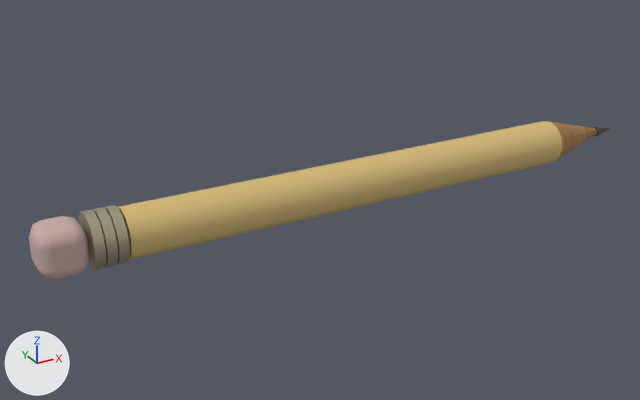
The glTF model assets/masters/native-v4/product-off.pencil.glb: old version first, new version second.
Rendered twice from a 50 mm lens placed at (-0.38, -0.616, 0.325), pointed at (-0.033, 0.015, 0.01). Lighting does not change. The marker at lower left points along +X, +Y and +Z. The first picture is the older version. Vertices at exactly the same position are counted once.

In view in the first picture: 'product-off.pencil'.
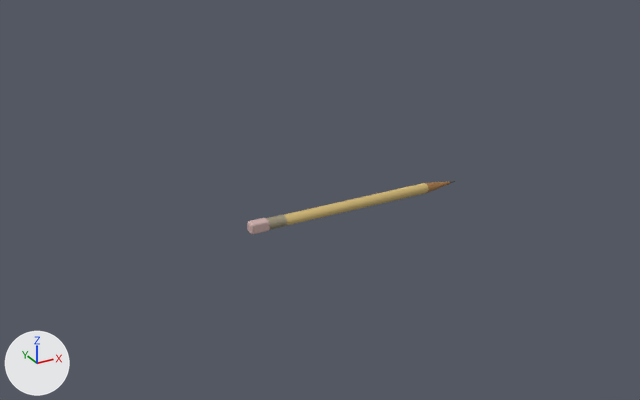
What differs and where, as boxes [x1, y1, x2, y2] in the pictures (640 x 400 px; the box of a moved part takes in the faces that stretch with it):
'product-off.pencil', reshaped (64% narrower, 66% shorter): before [29, 121, 610, 279]; after [247, 181, 455, 234]
part 1 of me_mesh_0, moved or reshaped: before [103, 205, 130, 265]; after [266, 214, 287, 229]
part 2 of me_mesh_0, moved or reshaped: before [92, 207, 118, 268]; after [280, 215, 284, 227]
part 3 of me_mesh_0, moved or reshaped: before [78, 210, 106, 270]; after [274, 216, 279, 228]
part 4 of me_mesh_0, added: after [247, 218, 270, 234]
part 5 of me_mesh_0, added: after [284, 181, 455, 225]
part 6 of me_mesh_0, deleted: before [29, 216, 89, 279]
part 7 of me_mesh_0, deleted: before [593, 127, 610, 136]
part 8 of me_mesh_0, deleted: before [118, 121, 597, 260]

Patch to the scene script:
```diff
--- a/assets/masters/native-v4/product-off.pencil.glb.py
+++ b/assets/masters/native-v4/product-off.pencil.glb.py
@@ mat_mat_soft_paint_v1__ccaeaa_1_r0_84_m0_ior1_5_opaque_ds0_linear_srgb_v2_native_r0_86 @@
+mat_mat_soft_paint_v1__ccaeaa_1_r0_84_m0_ior1_5_opaque_ds0_linear_srgb_v2_native_r0_86 = principled_material('mat.soft-paint.v1:#CCAEAA:1:r0.84:m0:ior1.5:OPAQUE:ds0:linear-srgb-v2:native-r0.86')
+mat_mat_soft_paint_v1__ccaeaa_1_r0_84_m0_ior1_5_opaque_ds0_linear_srgb_v2_native_r0_86.base_color = (0.604, 0.423, 0.402)  # pink #ccaeaa
+mat_mat_soft_paint_v1__ccaeaa_1_r0_84_m0_ior1_5_opaque_ds0_linear_srgb_v2_native_r0_86.roughness = 0.86
@@ me_mesh_0 @@
 # used by ob_product_off_pencil; location = (0.0, 0.0, 0.0)
-me_mesh_0.from_pydata(...)  # 187 vertices, 340 faces; spans x -0.283..0.3, y -0.023..0.023, z 0.003..0.049
+me_mesh_0.from_pydata(...)  # 196 vertices, 360 faces; spans x -0.109..0.104, y -0.005..0.005, z 0.001..0.012
+# me_mesh_0 part 1: the loose piece of 28 vertices spanning x -0.225..-0.217, y -0.023..0.023, z 0.003..0.049 is scaled about its middle by (2, 0.222, 0.222), then moved by (0.137, 0.0, -0.02)
+# me_mesh_0 part 2: the loose piece of 28 vertices spanning x -0.234..-0.226, y -0.023..0.023, z 0.003..0.049 is scaled about its middle by (0.112, 0.239, 0.239), then moved by (0.151, 0.0, -0.02)
+# me_mesh_0 part 3: the loose piece of 28 vertices spanning x -0.243..-0.235, y -0.023..0.023, z 0.003..0.049 is scaled about its middle by (0.113, 0.239, 0.239), then moved by (0.155, 0.0, -0.02)
+# me_mesh_0 part 4: a new loose piece of 56 vertices spanning x -0.109..-0.091, y -0.005..0.005, z 0.001..0.011, in mat_mat_soft_paint_v1__ccaeaa_1_r0_84_m0_ior1_5_opaque_ds0_linear_srgb_v2_native_r0_86 (pink #ccaeaa)
+# me_mesh_0 part 5: a new loose piece of 28 vertices spanning x -0.08..0.104, y -0.005..0.005, z 0.002..0.01
+# me_mesh_0 part 6: the loose piece of 56 vertices spanning x -0.283..-0.244, y -0.021..0.021, z 0.005..0.047 is deleted
+# me_mesh_0 part 7: the loose piece of 15 vertices spanning x 0.278..0.3, y -0.005..0.005, z 0.021..0.031 is deleted
+# me_mesh_0 part 8
+# 32 vertices are removed from x -0.215..0.29, y -0.021..0.021, z 0.005..0.047
+# 64 faces are deleted
+# other edits to the shape of me_mesh_0 do not show in these pictures
 me_mesh_0.materials.append(mat_mat_soft_paint_v1__d5ba78_1_r0_84_m0_ior1_5_opaque_ds0_linear_srgb_v2)
@@ me_mesh_0 @@
 me_mesh_0.materials.append(mat_mat_brushed_metal_v1__b9af95_1_r0_41_m0_65_ior1_5_opaque_ds0_linear_srgb_v2)
-me_mesh_0.materials.append(mat_mat_woven_fabric_v1__ccaeaa_1_r0_94_m0_ior1_45_opaque_ds0_linear_srgb_v2_native_r0_9)
+me_mesh_0.materials.append(mat_mat_soft_paint_v1__ccaeaa_1_r0_84_m0_ior1_5_opaque_ds0_linear_srgb_v2_native_r0_86)  # pink #ccaeaa
```
